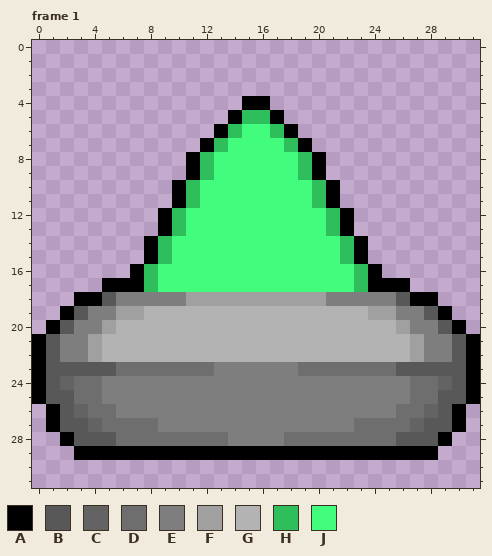
Two states of a pixel-art file, project_shmup/Assets/Sprites/enemies/basic.ase. Above: the version before the commit.
32x32 pixels, 1 frame. Shown: frame 1. The commit also changed other frames, which this record leaves out.
Visible layers, top first: "green", "Layer 3", "Layer 1".
Palette (. is transparent): A #000000  B #585858  C #636363  D #6e6e6e  E #7e7e7e  F #a0a0a0  G #b3b3b3  H #2fbe5c  J #42fd7d
Pixels before, frame 1, first column x 0:
 4 ...............AA...............
 5 ..............AHHA..............
 6 .............AHJJHA.............
 7 ............AHJJJJHA............
 8 ...........AHJJJJJJHA...........
 9 ...........AHJJJJJJHA...........
10 ..........AHJJJJJJJJHA..........
11 ..........AHJJJJJJJJHA..........
12 .........AHJJJJJJJJJJHA.........
13 .........AHJJJJJJJJJJHA.........
14 ........AHJJJJJJJJJJJJHA........
15 ........AHJJJJJJJJJJJJHA........
16 .......AHJJJJJJJJJJJJJJHA.......
17 .....AAAHJJJJJJJJJJJJJJHAAA.....
18 ...AABEEEEEFFFFFFFFFFEEEEEBAA...
19 ..ABEEFFGGGGGGGGGGGGGGGGFFEEBA..
20 .ABEEFGGGGGGGGGGGGGGGGGGGGFEEBA.
21 ABEEFGGGGGGGGGGGGGGGGGGGGGGFEEBA
22 ABEEFGGGGGGGGGGGGGGGGGGGGGGFEEBA
23 ABBBBBDDDDDDDEEEEEEDDDDDDDBBBBBA
24 ABCDDEEEEEEEEEEEEEEEEEEEEEEDDCBA
25 ABBDDEEEEEEEEEEEEEEEEEEEEEEDDBBA
26 .ABCDDEEEEEEEEEEEEEEEEEEEEDDCBA.
27 .ABBCDDDDEEEEEEEEEEEEEEDDDDCBBA.
28 ..ABBBDDDDDDDDEEEEDDDDDDDDBBBA..
29 ...AAAAAAAAAAAAAAAAAAAAAAAAAA...
New version:
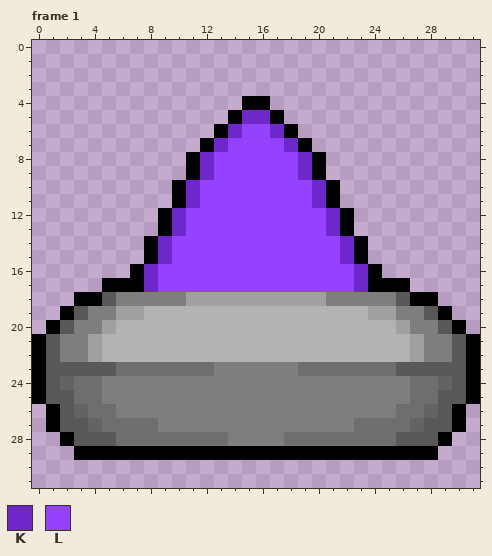
Colours new in this view: K #6e27ca  L #9442fd
Commit: added basic and wavy enemy sprites
The edit:
layer "orange" added
layer "purple" added
Changed rows in their new state; - is an unchanged pixel.
Frame 1, layer "purple":
first column x 8:
 5 -------KK-------
 6 ------KLLK------
 7 -----KLLLLK-----
 8 ----KLLLLLLK----
 9 ----KLLLLLLK----
10 ---KLLLLLLLLK---
11 ---KLLLLLLLLK---
12 --KLLLLLLLLLLK--
13 --KLLLLLLLLLLK--
14 -KLLLLLLLLLLLLK-
15 -KLLLLLLLLLLLLK-
16 KLLLLLLLLLLLLLLK
17 KLLLLLLLLLLLLLLK
Pixel boxes of the changes (left, top, right, bottom) in both pictures:
changed: (144, 110, 368, 292)
